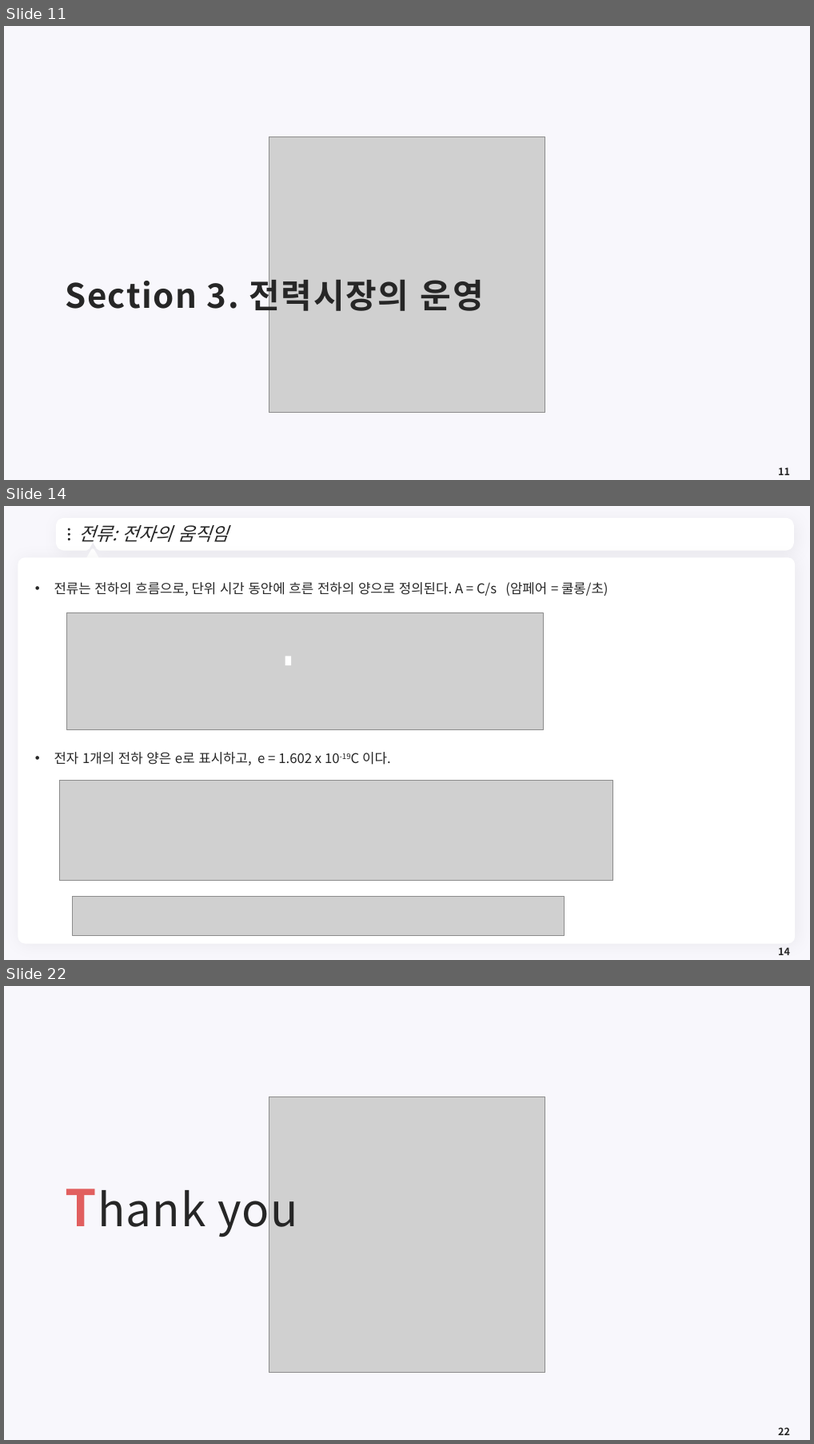
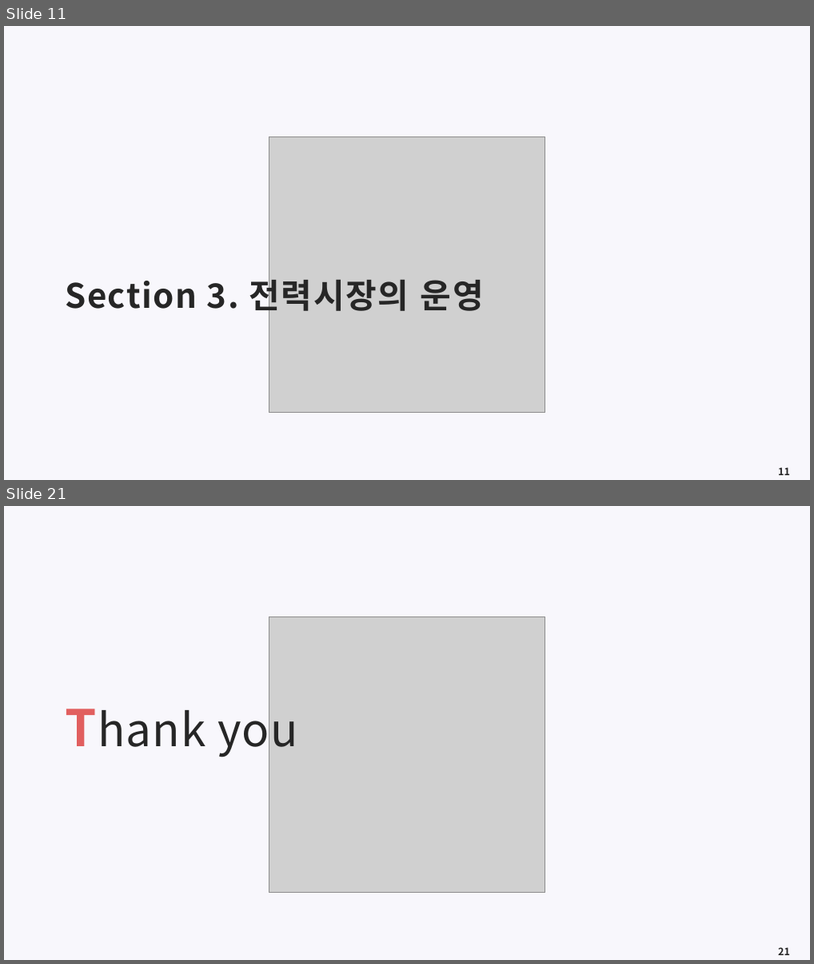
Before and after one commit to meandthey/Teaching, a slide deck: 에너지경제학/자원에너지경제학_Chapter_7 (전력시장).pptx. Shown one above the other, each under a label of ours: slides 11, 14 and 22 before the commit, slides 11 and 21 after it; the slides between them are not shown. The pictures are 814x1444 and 814x964 pixels, drawn with LibreOffice and Linux fonts; fonts in the diff are those of the drawing; grey boxes stand for pictures; background and template pictures are left out. Boxes give left, top, right and bottom in pixels: in the first picture for what was removed or moved away, otherwise in the second. Text is boxed around its words. In the diff, an @@ line names an element or a change of style, - is before the commit and + after.

```diff
--- a/에너지경제학/자원에너지경제학_Chapter_7 (전력시장).pptx
+++ b/에너지경제학/자원에너지경제학_Chapter_7 (전력시장).pptx
@@ slide 14 removed at bbox=[4, 506, 810, 960], background #F8F7FC @@
@@ freeform shape removed at bbox=[59, 521, 792, 548] @@
@@ ellipse removed at bbox=[68, 528, 70, 531] @@
@@ title removed at bbox=[78, 525, 229, 542] @@
-전류: 전자의 움직임
@@ ellipse removed at bbox=[68, 533, 70, 536] @@
@@ ellipse removed at bbox=[68, 538, 70, 540] @@
@@ triangle removed at bbox=[86, 550, 99, 562] @@
@@ freeform shape removed at bbox=[775, 530, 782, 540] @@
@@ rounded rectangle removed at bbox=[18, 557, 796, 944] @@
@@ text removed at bbox=[54, 582, 609, 765] @@
-• 전류는 전하의 흐름으로, 단위 시간 동안에 흐른 전하의 양으로 정의된다. A = C/s (암페어 = 쿨롱/초)
-• 전자 1개의 전하 양은 e로 표시하고, e = 1.602 x 10-19C 이다.
@@ picture removed at bbox=[66, 612, 543, 730] @@
@@ rectangle removed at bbox=[286, 656, 291, 666] @@
@@ picture removed at bbox=[59, 780, 613, 880] @@
@@ picture removed at bbox=[72, 896, 564, 935] @@
@@ page number removed at bbox=[778, 947, 790, 955] @@
-14
@@ what was slide 22 is now slide 21 @@
@@ page number at bbox=[778, 947, 790, 955]: text changed @@
-22
+21
```
Also in this commit, not shown: 3 slides changed, 6 slides added, 6 other slides removed, 2 other files.
